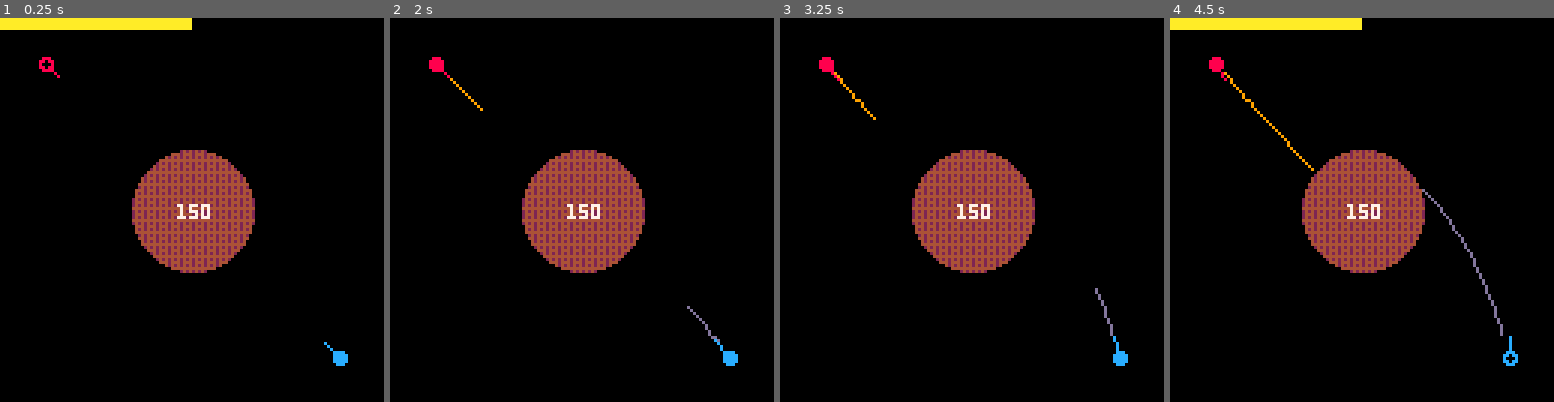
Above: before the commit, frames 1-4 (left to right).
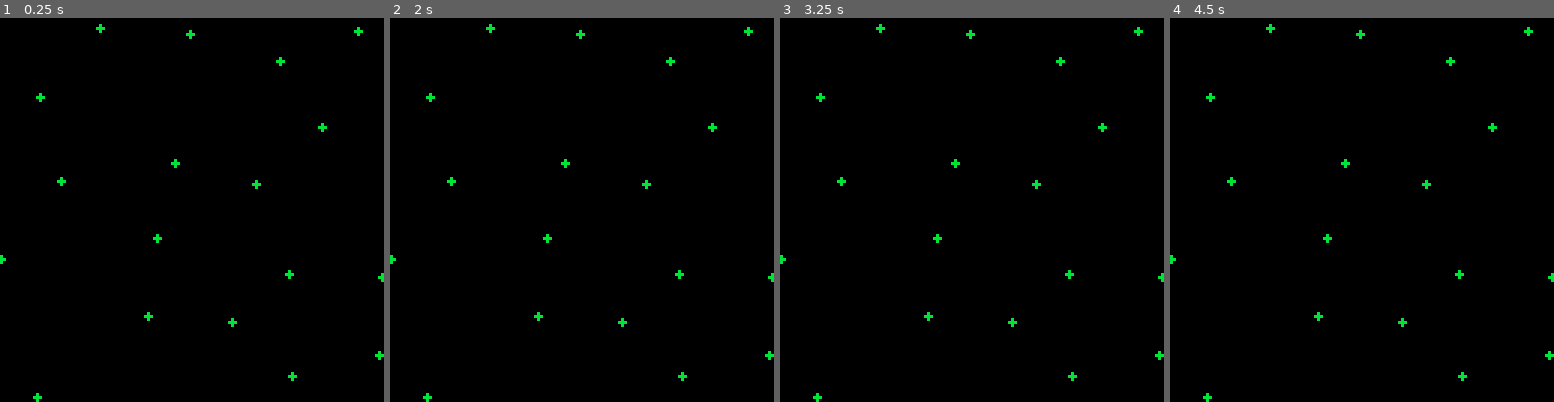
Above: after the commit, the same moments.

Repository: alxgnon/pico-8
Game: PICO-8 cartridge gravitywar.p8
The game is run twice, just before and just after one commit, with the same random seed, the same clock (stepped at 60 frames per second) and the same inputs.
Inputs:
- Up to frame 1 (0.25 s): no input
- Up to frame 2 (2 s): tap X (X key) at 0.33, 1.07, 1.85 s; tap O (Z key) at 0.7, 1.7 s; hold Right from 1.6 s (still down)
- Up to frame 3 (3.25 s): release Right at 2.1 s; tap O (Z key) at 2.1, 2.5, 2.9 s; hold Up 2.15-2.42 s; hold Right 2.47-3.03 s; tap X (X key) at 2.97 s; hold Left from 3.08 s (still down)
- Up to frame 4 (4.5 s): tap O (Z key) at 3.3, 3.7, 4.1 s; release Left at 3.58 s; hold Down 3.63-3.97 s; hold Right from 4.02 s (still down); tap X (X key) at 4.08 s

The runs differ from the first frame. In frame 1, 10% of the frame differs, in the area x 0-100%, y 0-100%; in frame 2, 8.9%; in frame 3, 9.0%; in frame 4, 11%.

Commit message:
[TMP] Point dist function for map gen

Diff:
--- a/gravitywar.p8
+++ b/gravitywar.p8
@@ -10,6 +10,7 @@
 	players = init_players()
 	planets = init_planets()
 	shots = {}
+	gen_map(1,1)
 end
 
 function control()
@@ -45,11 +46,11 @@
 end
 
 function _draw()
-	maybe_clear()
-	draw_shots()
-	draw_planets()
-	draw_players()
-	draw_power(players[playing])
+	--maybe_clear()
+	--draw_shots()
+	--draw_planets()
+	--draw_players()
+	--draw_power(players[playing])
 end
 
 function maybe_clear()
@@ -64,6 +65,61 @@
 	local x=a.power*(128/max_power)
 	rectfill(0, 0, 128, 3, 10)
 	rectfill(x, 0, 128, 3, 0)
+end
+
+function gen_map(n_players, n_planets)
+	local n = n_players + n_planets
+	local r, k = 25, 10
+
+	local points = distribute_points(r, k)
+	for p in all(points) do
+		circfill(p.x, p.y, 1, 11)
+	end
+end
+
+function distribute_points(r, k)
+	-- Poisson disc distribution algo
+	local points = {}
+	local active = {}
+	local x0, y0 = flr(rnd(128)), flr(rnd(128))
+	add(points, {x=x0, y=y0})
+	add(active, {x=x0, y=y0})
+
+	while (#active > 0) do
+		local a = active[flr(rnd(#active)) + 1]
+
+		for i=1, k do
+			local x,y = random_point_around(a.x, a.y, r, 2*r)
+			local valid = true
+
+			if (outside({x=x, y=y})) valid = false
+
+			for p in all(points) do
+				if (not valid) break
+				if collides(p, {x=x, y=y, r=r}) then
+					valid = false
+				end
+			end
+
+			if (valid) then
+				add(points, {x=x, y=y})
+				add(active, {x=x, y=y})
+				break
+			end
+
+			if (i == k) then
+				del(active, a)
+			end
+		end
+	end
+
+	return points
+end
+
+function random_point_around(x, y, r, r2)
+	local dist = r2 * sqrt(rnd(1)) + r
+	local rot = rnd(1)
+	return x + dist * cos(rot), y + dist * sin(rot)
 end
 -->8
 ------------------- player ----
